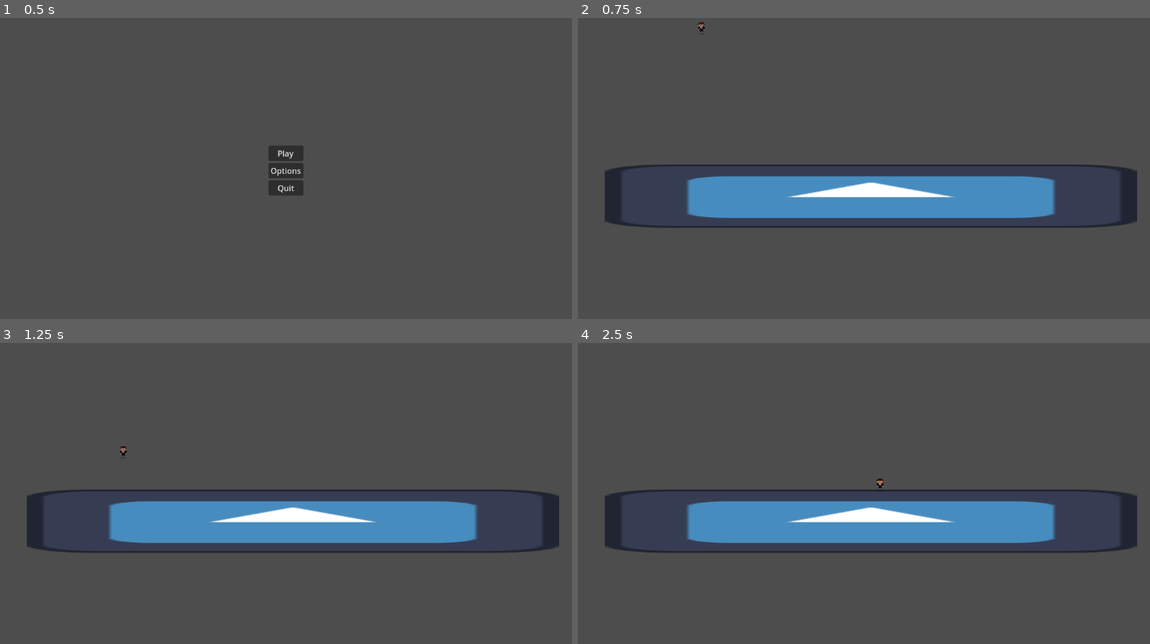
Above: before the commit, frames 1-4 (two rows, left to right).
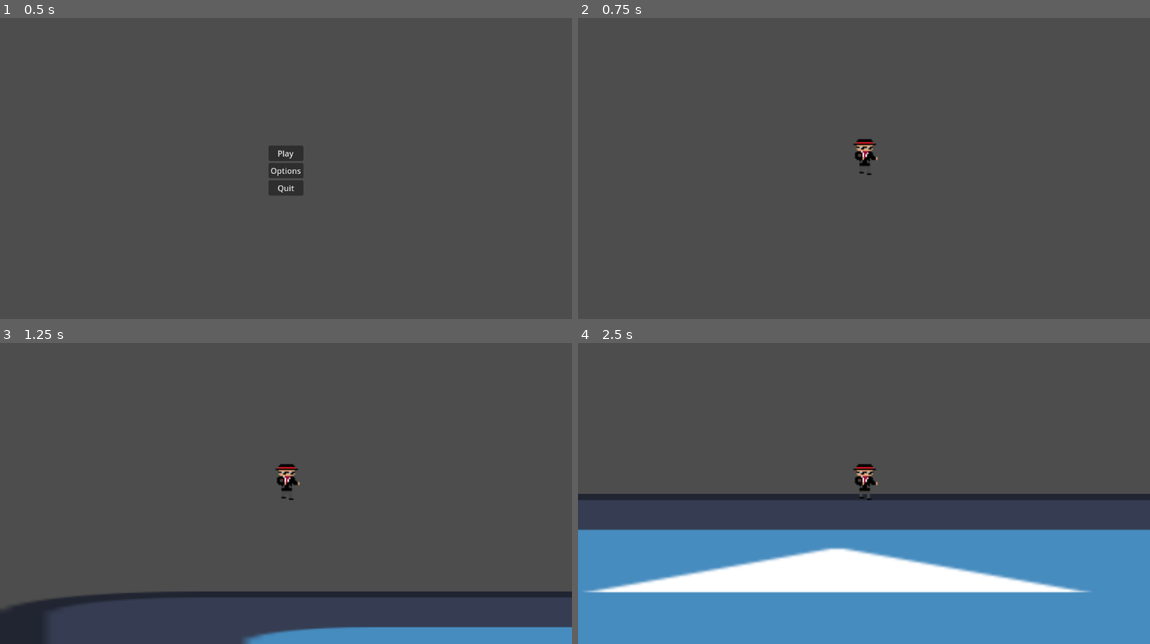
Above: after the commit, the same moments.

Repository: Aboody-123/Office_Mafia_game
Game: Godot game, scene res://Scenes/main_menu.tscn
Two runs of this game, one before a commit and one after it. Both use one fixed random seed, a clock stepped at 60 frames per second and the inputs below. The engine's default icon, where the game draws it, is replaced by a stand-in: a white triangle on a blue panel in a dark square.
Inputs:
- Up to frame 1 (0.5 s): no input
- Up to frame 2 (0.75 s): click "Play" at 0.5 s
- Up to frame 3 (1.25 s): no input
- Up to frame 4 (2.5 s): hold D (right) from 1.28 s (still down); tap W (jump) at 1.52, 2.27 s

Frame 1 is identical in both runs. In frame 2, 12% of the frame differs, in the area x 4-98%, y 1-70%; in frame 3, 18%; in frame 4, 45%, in the area x 0-100%, y 40-100%.

Commit message:
Added a camera

Diff:
--- a/Scenes/player.tscn
+++ b/Scenes/player.tscn
@@ -1,16 +1,8 @@
-[gd_scene load_steps=10 format=3 uid="uid://f0jeb6ps1mo2"]
+[gd_scene load_steps=8 format=3 uid="uid://f0jeb6ps1mo2"]
 
 [ext_resource type="Script" uid="uid://bb1v3rogkpxn2" path="res://Scripts/player.gd" id="1_6t5aa"]
 [ext_resource type="Texture2D" uid="uid://dx1rrqkyemio4" path="res://Assets/Main Office Worker (temp).png" id="1_cvnsp"]
 [ext_resource type="Texture2D" uid="uid://cbpacjdf51nd1" path="res://Assets/MOF_walking_idle_spirtesheet.png" id="2_6t5aa"]
-
-[sub_resource type="AtlasTexture" id="AtlasTexture_vgqql"]
-atlas = ExtResource("2_6t5aa")
-region = Rect2(0, 0, 32, 32)
-
-[sub_resource type="AtlasTexture" id="AtlasTexture_fkybt"]
-atlas = ExtResource("2_6t5aa")
-region = Rect2(32, 0, 32, 32)
 
 [sub_resource type="AtlasTexture" id="AtlasTexture_x3wgy"]
 atlas = ExtResource("2_6t5aa")
@@ -31,12 +23,6 @@
 "speed": 5.0
 }, {
 "frames": [{
-"duration": 1.0,
-"texture": SubResource("AtlasTexture_vgqql")
-}, {
-"duration": 1.0,
-"texture": SubResource("AtlasTexture_fkybt")
-}, {
 "duration": 1.0,
 "texture": SubResource("AtlasTexture_x3wgy")
 }, {
@@ -62,3 +48,7 @@
 [node name="CollisionShape2D" type="CollisionShape2D" parent="."]
 position = Vector2(0, 7)
 shape = SubResource("CircleShape2D_f1ek2")
+
+[node name="Camera2D" type="Camera2D" parent="."]
+scale = Vector2(0.1, 0.1)
+zoom = Vector2(3, 3)
